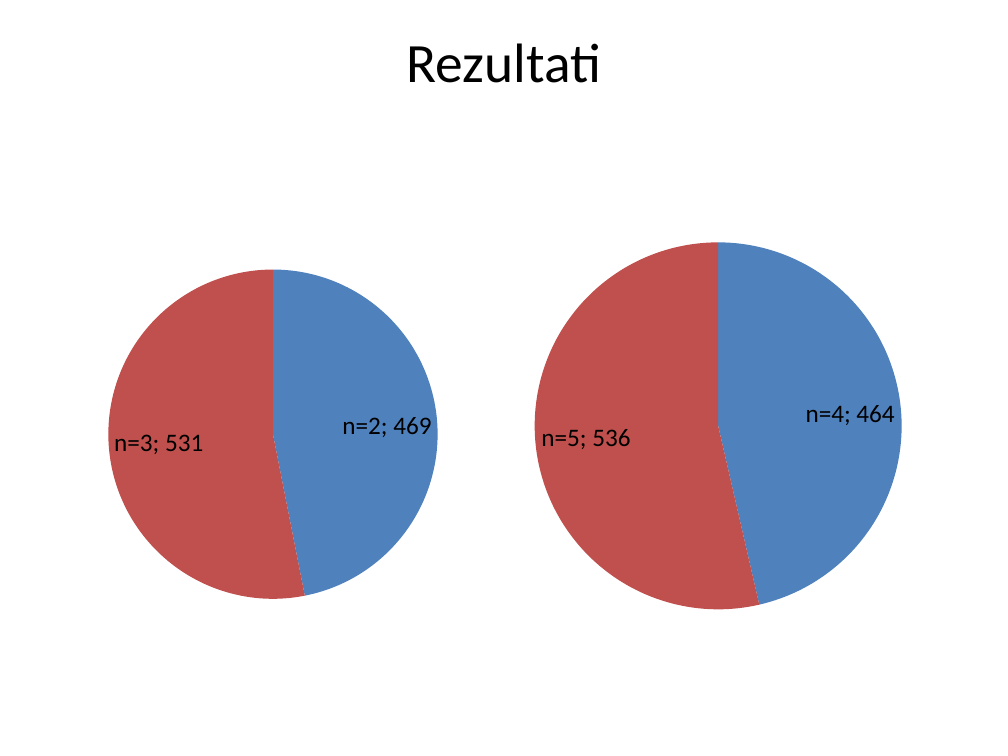
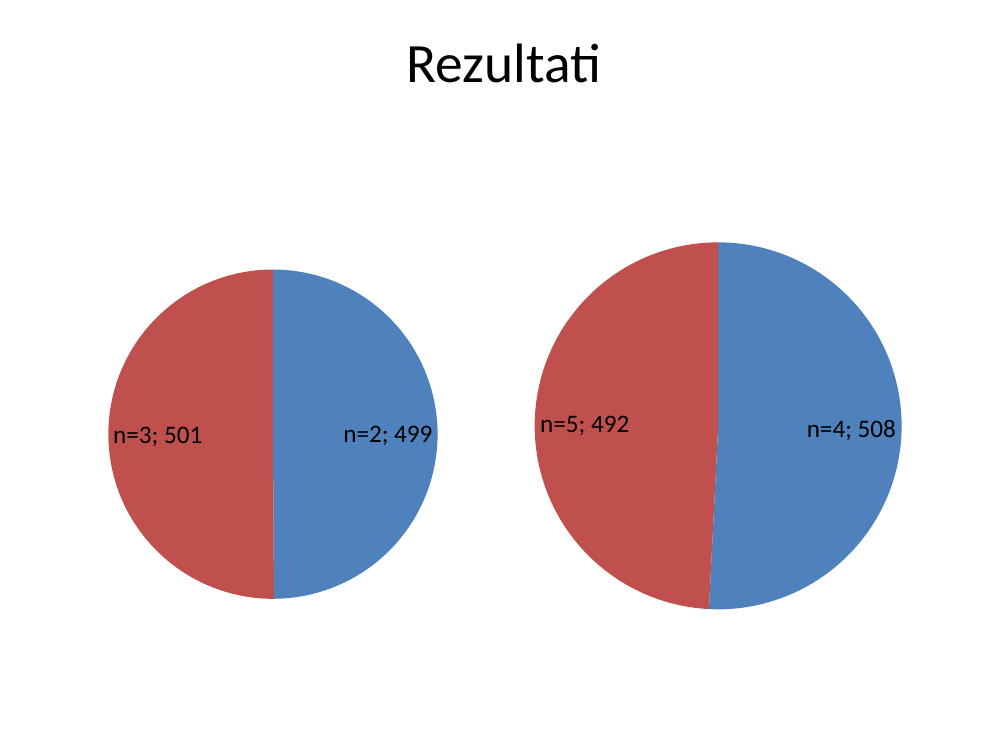
Before and after one commit to AndrejMiletic/SC2015-2016, a slide deck: slide 23 of AI in games.pptx. Drawn at 1008x756 pixels with LibreOffice and Linux fonts; fonts in the diff are those of the drawing. Boxes give left, top, right and bottom in pixels: in the first picture for what was removed or moved away, otherwise in the second. Text is boxed around its words. In the diff, an @@ line names an element or a change of style, - is before the commit and + after.

Commit message:
Druga studija-rezultati
Rezultati v2

```diff
--- a/AI in games.pptx
+++ b/AI in games.pptx
@@ pie chart at (521,184,916,666) @@
@@ Series 1, n=4: 464 to 508 @@
@@ Series 1, n=5: 536 to 492 @@
@@ pie chart at (50,252,462,675) @@
@@ Series 1, n=2: 469 to 499 @@
@@ Series 1, n=3: 531 to 501 @@
```
Also in this commit, not shown: 3 other slides changed, 3 slides added, 3 other files.
